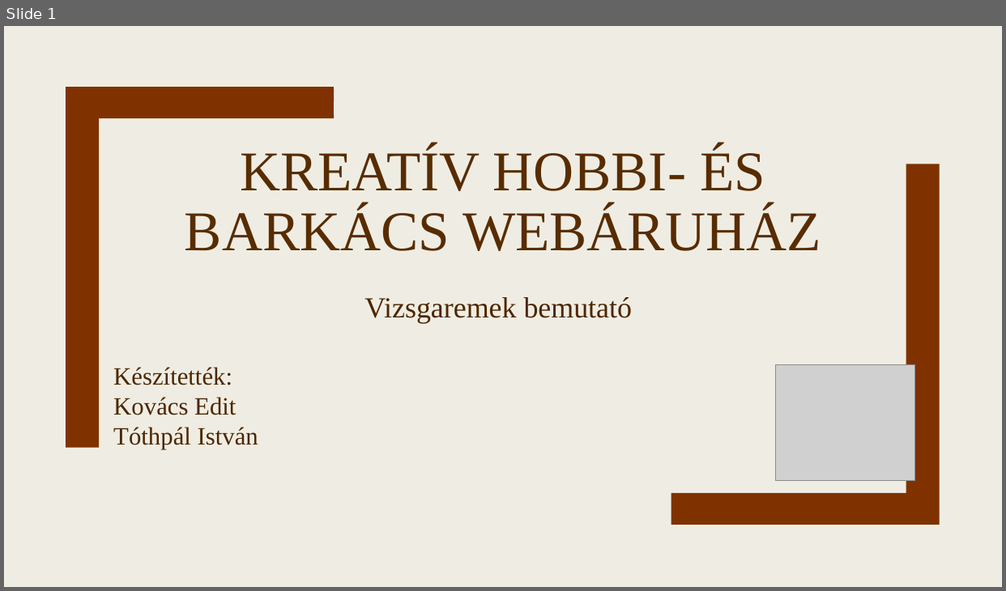
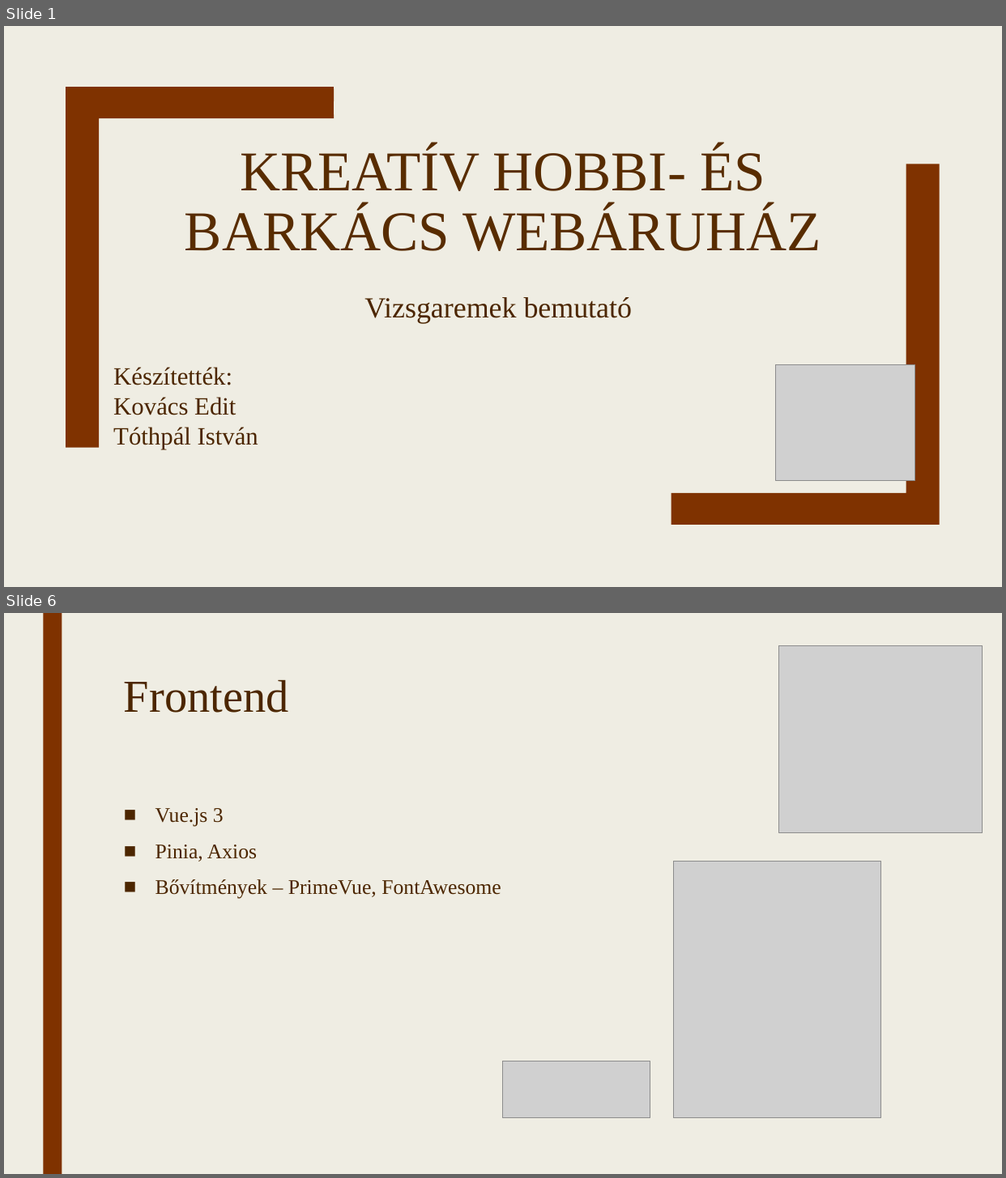
Before and after one commit to TothpalIstvano/13_S1_4_vizsgaremek, a slide deck: Fájlok/Bemutató.pptx. Shown one above the other, each under a label of ours: slide 1 before the commit, slides 1 and 6 after it; the slides between them are not shown. The pictures are 1006x591 and 1006x1178 pixels, drawn with LibreOffice and Linux fonts; fonts in the diff are those of the drawing; grey boxes stand for pictures. Boxes give left, top, right and bottom in pixels: in the first picture for what was removed or moved away, otherwise in the second. Text is boxed around its words. In the diff, an @@ line names an element or a change of style, - is before the commit and + after.

```diff
--- a/Fájlok/Bemutató.pptx
+++ b/Fájlok/Bemutató.pptx
@@ slide 6 added at [4,613,1002,1174], background #EFEDE3 @@
@@ rectangle added at [43,613,62,1174], fill #7F3200 @@
@@ picture added at [779,646,982,833] @@
@@ title added at [124,680,289,713], 44 pt, text #4C2600 @@
+Frontend
@@ text added at [155,808,501,899], 20 pt, text #4C2600 @@
+■ Vue.js 3
+■ Pinia, Axios
+■ Bővítmények – PrimeVue, FontAwesome
@@ picture added at [673,862,880,1118] @@
@@ picture added at [503,1062,650,1118] @@
```
Also in this commit, not shown: 7 slides changed, 2 other slides added, 2 slides removed, 1 other file.
